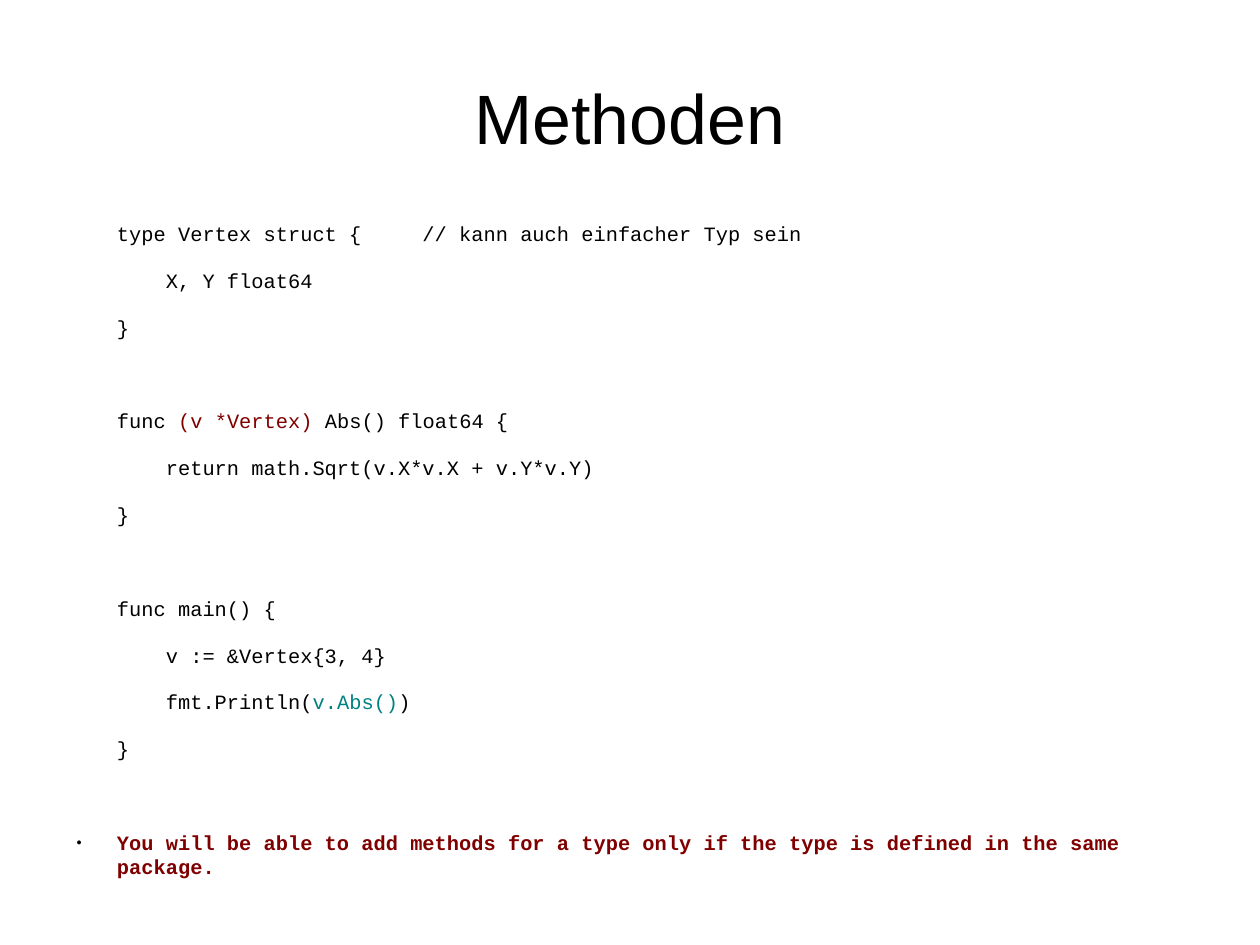
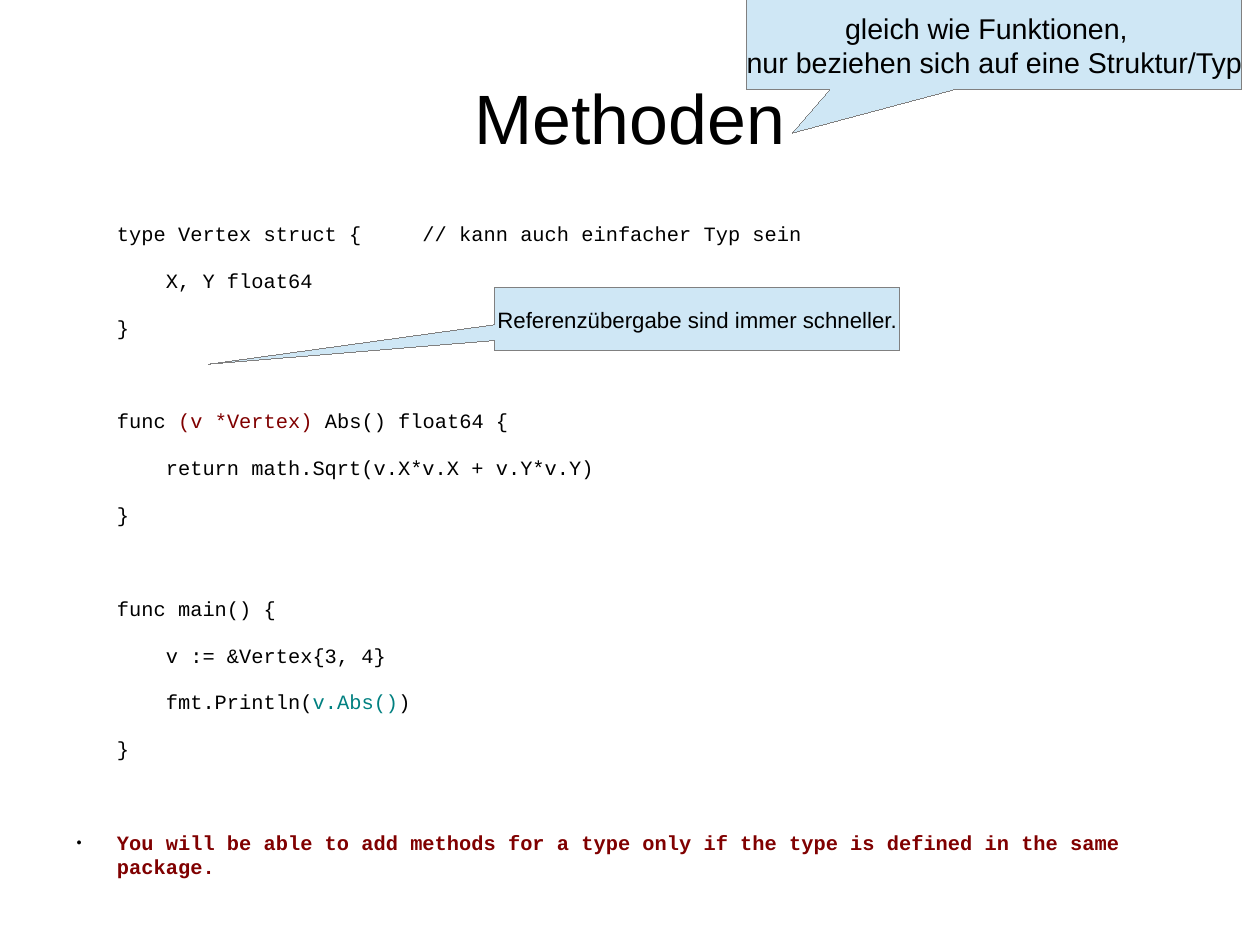
Before and after one commit to rayank77b/smallStuffs, a slide deck: slide 30 of programmierung/vortrag/golang.odp (slide 29 before the commit). Drawn at 1260x945 pixels with LibreOffice and Linux fonts; fonts in the diff are those of the drawing. Boxes give left, top, right and bottom in pixels: in the first picture for what was removed or moved away, otherwise in the second. Text is boxed around its words. In the diff, an @@ line names an element or a change of style, - is before the commit and + after.

```diff
--- a/programmierung/vortrag/golang.odp
+++ b/programmierung/vortrag/golang.odp
@@ speech box added at bbox=[748, 0, 1243, 90], fill #CFE7F5, outline #808080 0 pt, 18 pt, text #000000 @@
+gleich wie Funktionen,
+nur beziehen sich auf eine Struktur/Typ
@@ speech box added at bbox=[495, 288, 900, 351], fill #CFE7F5, outline #808080 0 pt, 14 pt, text #000000 @@
+Referenzübergabe sind immer schneller.
```
Also in this commit, not shown: 5 other slides changed, 1 slide added.
